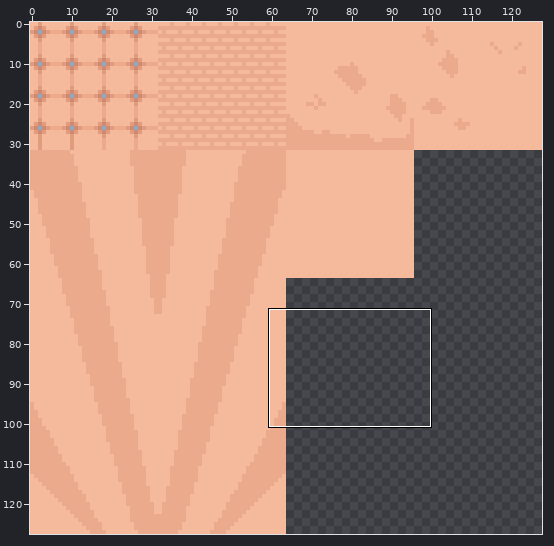
Two versions of one pixel-art file, Main Build/Art/Textures/Baths Tileset.aseprite. Above, an overview of the earlier version with the close-up marked.
Close-up. Before the commit:
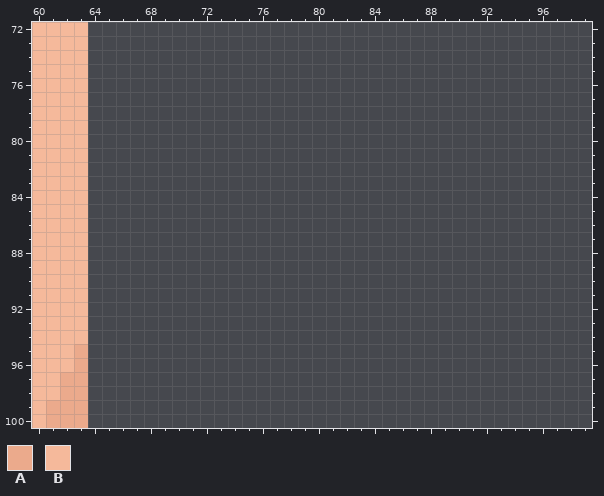
128x128 pixels, 1 frame. Shown: x 60..99, y 72..100.
Palette (. is transparent): A #ebaa8c  B #f5b99b
Pixels before, first column x 60:
 72 BBBB
 73 BBBB
 74 BBBB
 75 BBBB
 76 BBBB
 77 BBBB
 78 BBBB
 79 BBBB
 80 BBBB
 81 BBBB
 82 BBBB
 83 BBBB
 84 BBBB
 85 BBBB
 86 BBBB
 87 BBBB
 88 BBBB
 89 BBBB
 90 BBBB
 91 BBBB
 92 BBBB
 93 BBBB
 94 BBBB
 95 BBBA
 96 BBBA
 97 BBAA
 98 BBAA
 99 BAAA
100 BAAA
The result:
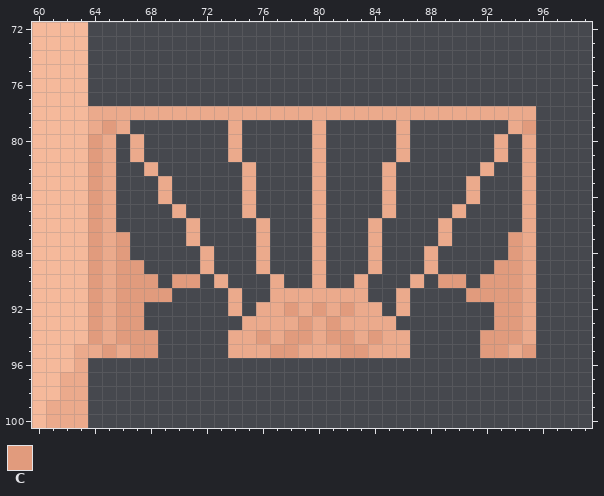
Colours new in this view: C #e19b7d
Changes in this commit:
Changed rows in their new state; - is an unchanged pixel.
first column x 64:
 78 AAAAAAAAAAAAAAAAAAAAAAAAAAAAAAAA
 79 ACA-------A-----A-----A-------AC
 80 CA-A------A-----A-----A------A-A
 81 CA-A------A-----A-----A------A-A
 82 CA--A------A----A----A------A--A
 83 CA---A-----A----A----A-----A---A
 84 CA---A-----A----A----A-----A---A
 85 CA----A----A----A----A----A----A
 86 CA-----A----A---A---A----A-----A
 87 CAC----A----A---A---A----A----CA
 88 CAC-----A---A---A---A---A-----CA
 89 CACC----A---A---A---A---A----CCA
 90 CACCC-CC-A---A--A--A---A-CC-CCCA
 91 CACCCC----A--AAAAAAA--A----CCCCA
 92 CACC------A-AACACACAA-A------CCA
 93 CACC-------AAAACACAAAA-------CCA
 94 CACCC-----AACACCACCACAA-----CCCA
 95 ACACC-----AAACCAAACCAAA-----CCAC
Where, in picture pixels (left, top, right, bottom), the same in both close-ups:
added: (88, 106, 536, 358)
